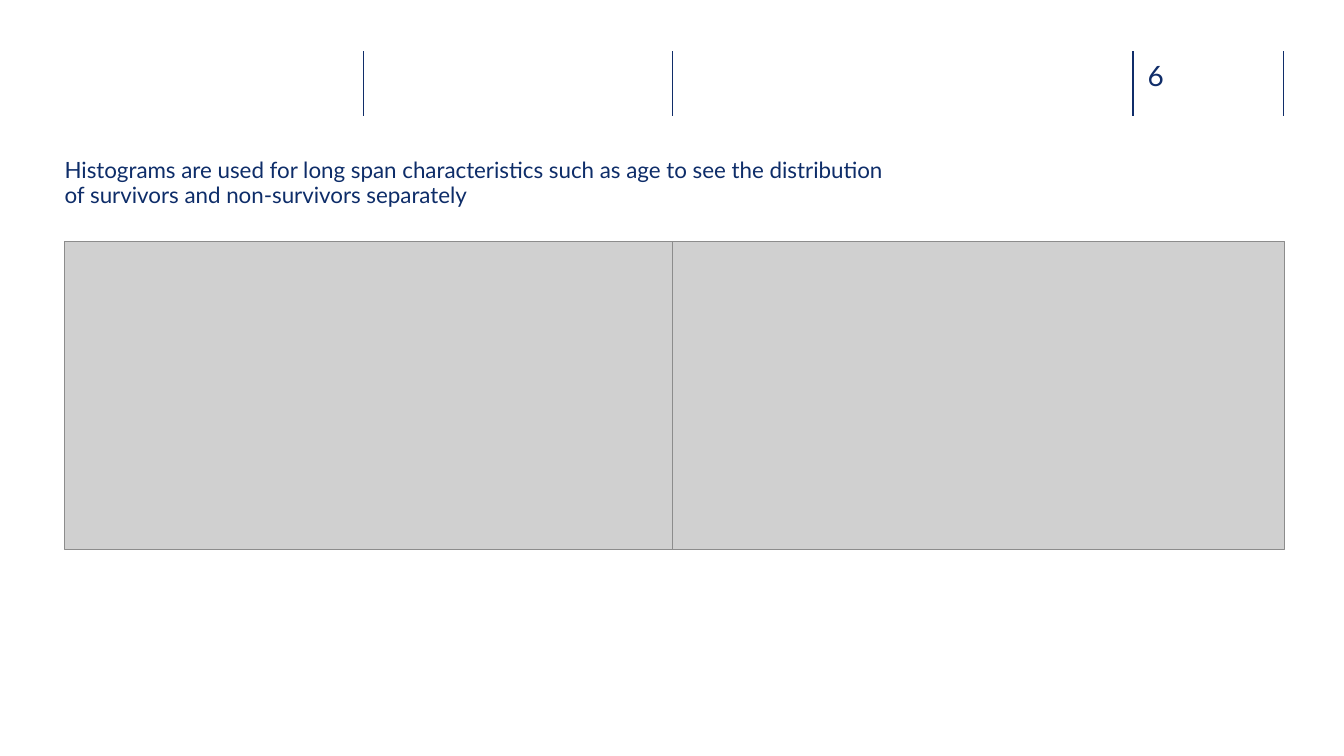
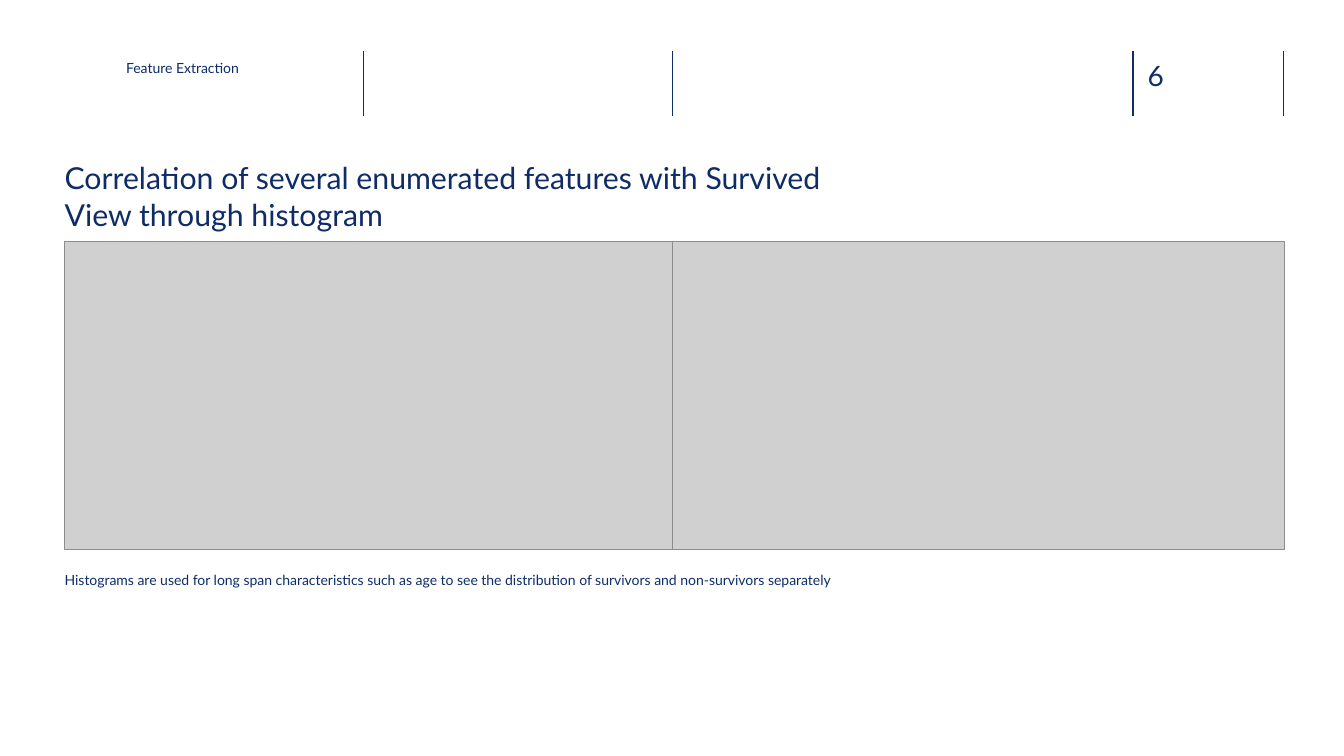
Before and after one commit to zuoxu3310/LazyFCA, a slide deck: slide 6 of Project Report on OSDA.pptx. Drawn at 1344x756 pixels with LibreOffice and Linux fonts; fonts in the diff are those of the drawing; grey boxes stand for pictures; background and template pictures are left out. Boxes give left, top, right and bottom in pixels: in the first picture for what was removed or moved away, otherwise in the second. Text is boxed around its words. In the diff, an @@ line names an element or a change of style, - is before the commit and + after.

```diff
--- a/Project Report on OSDA.pptx
+++ b/Project Report on OSDA.pptx
@@ text added at box(126, 62, 239, 73), 10 pt, text #0F2C68 @@
+Feature Extraction
@@ title added at box(65, 166, 821, 231), 21.6 pt, text #0F2C68 @@
+Correlation of several enumerated features with Survived
+View through histogram
@@ text "Histograms are used for long ...": place and size @@
-text "Histograms are used for long ..." at box(65, 161, 883, 207)
+text "Histograms are used for long ..." at box(65, 574, 831, 588)
@@ text "Histograms are used for long ..." at box(65, 574, 831, 588): size 16 to 10 pt; line spacing 0.9 to 1 @@
```
Also in this commit, not shown: 6 other slides changed, 8 slides added, 1 slide removed, 1 other file.
